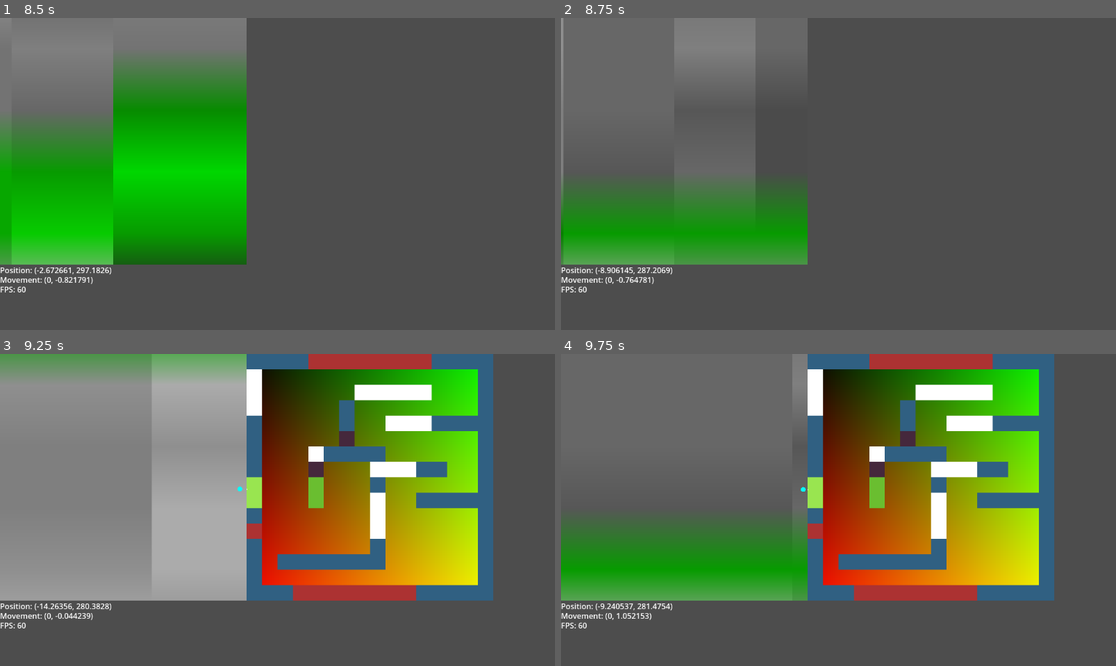
Above: before the commit, frames 1-4 (two rows, left to right).
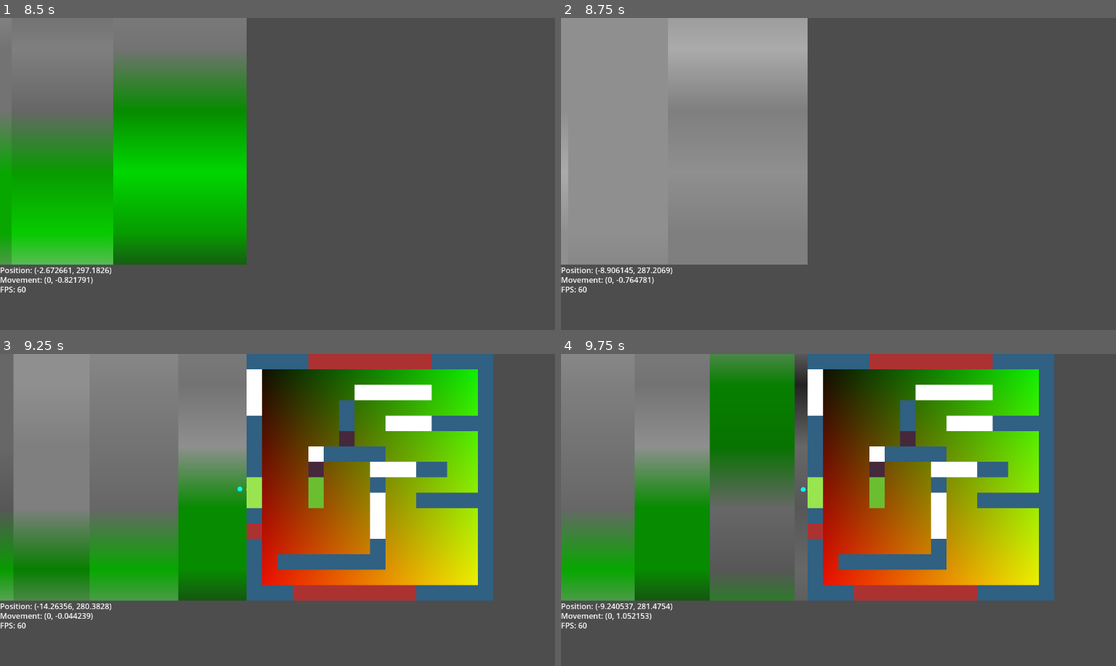
Above: after the commit, the same moments.

Repository: DiabloSerpent/doomTesting
Game: Godot game, scene res://game_window.tscn
The game is run twice, just before and just after one commit, with the same random seed, the same clock (stepped at 60 frames per second) and the same inputs.
Inputs:
- Up to frame 1 (8.5 s): tap Enter at 0.5 s; hold W 0.53-2.03 s; tap F every 1.5 s from 0.6 to 8.1 s; tap G every 1.5 s from 1.35 to 7.35 s; hold Left 2.03-3.53 s; hold S 3.53-4.28 s; hold Right 4.28-5.03 s; hold W 5.03-5.78 s; hold Right 5.78-8.03 s; hold S from 8.03 s (still down)
- Up to frame 2 (8.75 s): keep holding S
- Up to frame 3 (9.25 s): release S at 8.78 s; hold Left from 8.78 s (still down); tap G at 8.85 s
- Up to frame 4 (9.75 s): release Left at 9.53 s; hold W from 9.53 s (still down); tap F at 9.6 s

Frame 1 is identical in both runs. In frame 2, 35% of the frame differs, in the area x 0-45%, y 0-80%; in frame 3, 22%; in frame 4, 20%.

Commit message:
Refactor drawing-related globals / drawing logic

Diff:
--- a/src/GameWindow.gd
+++ b/src/GameWindow.gd
@@ -23,10 +23,9 @@
 # The main game is drawn directly canvas of the node.
 # No need for a specific image.
 
-# These could be replaced with PackedRectArrays
-var screen_data: PackedVector2Array
-var src_data: PackedVector2Array
-var screen_tile_info: Array
+var screen_col_data: PackedVector2Array
+var src_col_data: PackedVector2Array
+var src_tile_info: Array
 
 var screen_tilemap: Array
 
@@ -100,17 +99,17 @@
 	display_data = $DisplayControl
 	display_data.set_position(Vector2(0, WIN_H))
 
-	screen_data = PackedVector2Array()
-	screen_data.resize(WIN_W)
-	screen_data.fill(Vector2i(0, 0))
-
-	src_data = PackedVector2Array()
-	src_data.resize(WIN_W)
-	src_data.fill(Vector2i(0, WALL_SPRITE_TILE_SIZE))
-
-	screen_tile_info = []
-	screen_tile_info.resize(WIN_W)
-	screen_tile_info.fill(0)
+	screen_col_data = PackedVector2Array()
+	screen_col_data.resize(WIN_W)
+	screen_col_data.fill(Vector2i(0, 0))
+
+	src_col_data = PackedVector2Array()
+	src_col_data.resize(WIN_W)
+	src_col_data.fill(Vector2i(0, WALL_SPRITE_TILE_SIZE))
+
+	src_tile_info = []
+	src_tile_info.resize(WIN_W)
+	src_tile_info.fill(0)
 
 
 func _input(event):
@@ -167,8 +166,8 @@
 	for x in WIN_H:
 		draw_texture_rect_region(
 			wall_texture,
-			Rect2(x, screen_data[x].x, 1, screen_data[x].y),
-			Rect2(screen_tile_info[x], src_data[x].x, 1, src_data[x].y)
+			Rect2(x, screen_col_data[x].x, 1, screen_col_data[x].y),
+			Rect2(src_tile_info[x], src_col_data[x].x, 1, src_col_data[x].y)
 		)
 
 
@@ -191,10 +190,10 @@
 
 	for c in range(1, MAX_RENDER_STEPS):
 		c_pos += step_vector
-		c_pos.clamp(Vector2i(0, 0), Vector2i(WIN_W, WIN_H))
-		c_color = grid.get_pixelv(Vector2i(c_pos).clamp(Vector2(0, 0), Vector2(WIN_W-1, WIN_H-1)))
-
-		g_frame.set_pixelv(Vector2i(c_pos).clamp(Vector2(0, 0), Vector2(WIN_W-1, WIN_H-1)), Color.WHITE)
+		c_pos = c_pos.clamp(Vector2(0, 0), Vector2(WIN_W-1, WIN_H-1))
+		c_color = grid.get_pixelv(Vector2i(c_pos))
+
+		g_frame.set_pixelv(Vector2i(c_pos), Color.WHITE)
 
 		if c_color.a != 0:
 			dist = c * RENDER_STEP_SIZE
@@ -204,14 +203,14 @@
 	var start = (WIN_H - height) / 2.0
 	var line = Vector2(start, height).clamp(Vector2(0, 0), Vector2(WIN_H, WIN_H))
 
-	screen_data[x] = line
+	screen_col_data[x] = line
 
 	if height > WIN_H:
 		var shrink = int((height - WIN_H) / 2.0 * WALL_SPRITE_TILE_SIZE / height)
 		var src_h = WALL_SPRITE_TILE_SIZE - (shrink * 2)
-		src_data[x] = Vector2(shrink, src_h)
+		src_col_data[x] = Vector2(shrink, src_h)
 	else:
-		src_data[x] = Vector2(0, WALL_SPRITE_TILE_SIZE)
+		src_col_data[x] = Vector2(0, WALL_SPRITE_TILE_SIZE)
 
 	var cheaty_scaled = c_pos / WALL_TO_SCREEN_RATIO
 	cheaty_scaled = cheaty_scaled - (cheaty_scaled+Vector2(0.5, 0.5)).floor()
@@ -223,4 +222,4 @@
 		hit_column += WALL_SPRITE_TILE_SIZE
 	var texture_column = screen_tilemap.find(c_color) * WALL_SPRITE_TILE_SIZE + int(hit_column)
 
-	screen_tile_info[x] = clamp(texture_column, 0, WALL_SPRITE_WIDTH)
+	src_tile_info[x] = clamp(texture_column, 0, WALL_SPRITE_WIDTH)
